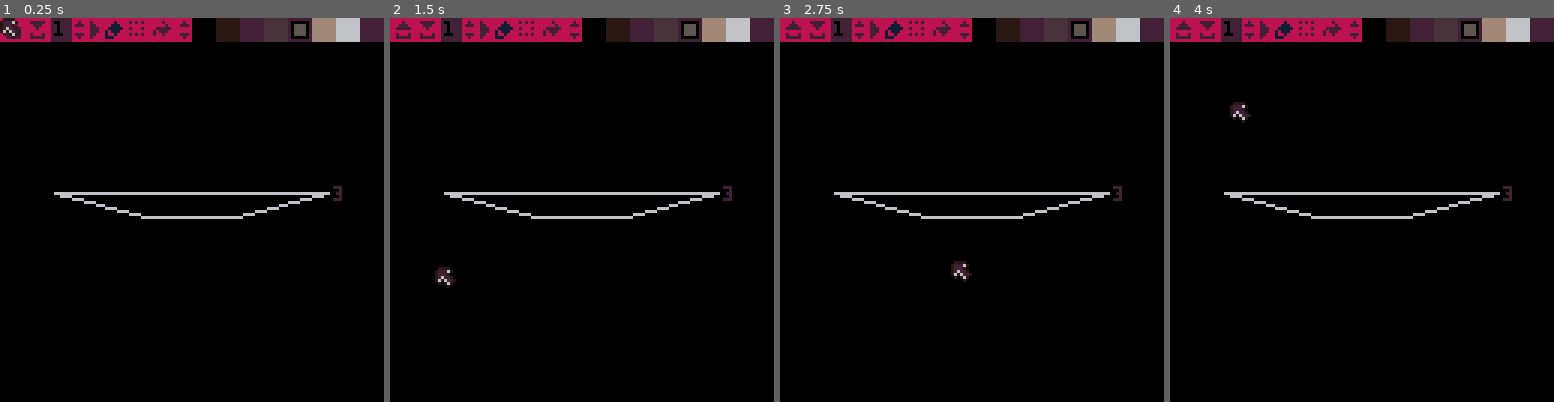
Above: before the commit, frames 1-4 (left to right).
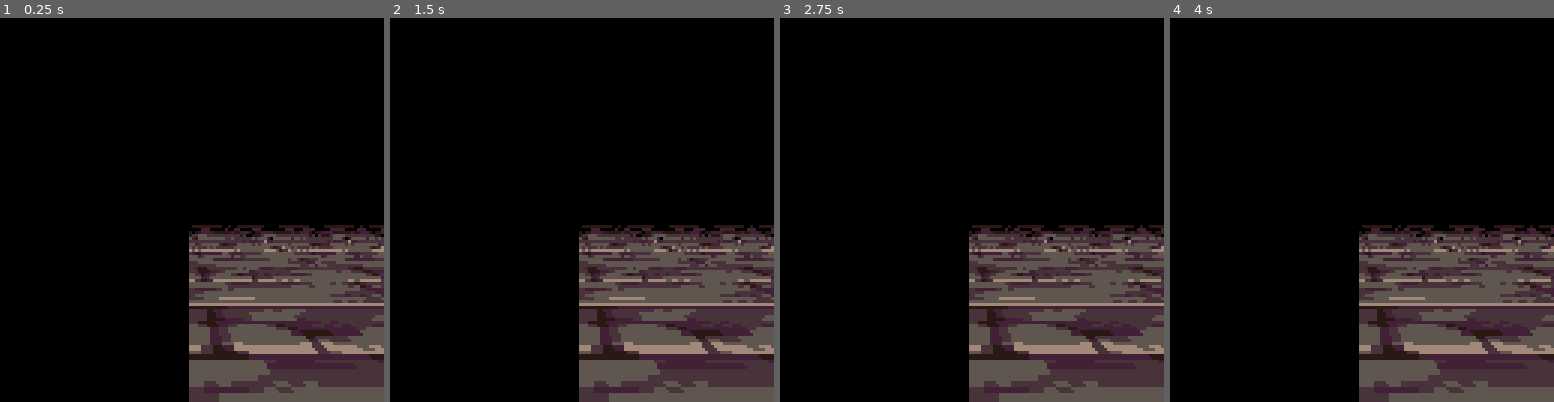
Above: after the commit, the same moments.

Repository: freds72/daggers
Game: PICO-8 cartridge carts/editor.p8
Same seed, same stepped clock (60 frames per second), same inputs: the game is played once before the commit and once after it.
Inputs (mouse positions are in pixels of both pictures, inside the frame that each line leads up to):
- Up to frame 1 (0.25 s): no input
- Up to frame 2 (1.5 s): click (670, 121) at 0.67 s; tap O (Z key) at 0.7 s; click (436, 267) at 1.22 s
- Up to frame 3 (2.75 s): hold Right 1.6-2.1 s; tap O (Z key) at 1.7, 2.1, 2.5 s; click (887, 114) at 1.77 s; hold Up 2.15-2.42 s; click (952, 259) at 2.32 s; hold Right from 2.47 s (still down)
- Up to frame 4 (4 s): click (1404, 106) at 2.87 s; tap O (Z key) at 2.9, 3.3, 3.7 s; release Right at 3.03 s; hold Left 3.08-3.58 s; click (1465, 256) at 3.42 s; hold Down 3.63-3.97 s; click (1231, 102) at 3.97 s

The runs differ from the first frame. In frame 1, 30% of the frame differs, in the area x 0-100%, y 0-100%; in frame 2, 30%; in frame 3, 30%; in frame 4, 30%.

Commit message:
test gradient in game changed floor

Diff:
--- a/carts/editor.p8
+++ b/carts/editor.p8
@@ -7,9 +7,9 @@
 #include ui.lua
 #include maths.lua
 #include poly.lua
-#include voxel_editor.lua
+--#include voxel_editor.lua
 #include game_editor.lua
-
+game_state()
 
 
 
--- a/carts/game_editor.lua
+++ b/carts/game_editor.lua
@@ -97,7 +97,7 @@
     {1024,0,0}
 }
 
-function draw_ground()
+function draw_ground(light)
     local m=_cam.m
     local m1,m5,m9,m13,m2,m6,m10,m14,m3,m7,m11,m15=m[1],m[5],m[9],m[13],m[2],m[6],m[10],m[14],m[3],m[7],m[11],m[15]
     local verts,outcode,nearclip={},0xffff,0
@@ -144,13 +144,11 @@
         end
         verts=res
       end
-      mode7(verts,#verts)
-    end
-
-
-end
-
-function mode7(p,np)
+      mode7(verts,#verts,light)
+    end
+end
+
+function mode7(p,np,light)
   poke4(0x5f38,0x0000.0404)
   local miny,maxy,mini=32000,-32000
   -- find extent
@@ -162,7 +160,7 @@
 
   --data for left & right edges:
   local lj,rj,ly,ry,lx,ldx,rx,rdx,lu,ldu,lv,ldv,ru,rdu,rv,rdv,lw,ldw,rw,rdw=mini,mini,miny-1,miny-1
-
+  local maxlight,pal0=light\0.066666
   --step through scanlines.
   if(maxy>127) maxy=127
   if(miny<0) miny=-1
@@ -174,11 +172,11 @@
       if (lj>np) lj=1
       local v1=p[lj]
       -- make sure w gets enough precision
-      local y0,y1,w1=v0.y,v1.y,v1.w<<4
+      local y0,y1,w1=v0.y,v1.y,v1.w
       local dy=y1-y0
       ly=y1&-1
       lx=v0.x
-      lw=v0.w<<4
+      lw=v0.w
       lu=v0.u*lw
       lv=v0.v*lw
       ldx=(v1.x-lx)/dy
@@ -197,11 +195,11 @@
       rj-=1
       if (rj<1) rj=np
       local v1=p[rj]
-      local y0,y1,w1=v0.y,v1.y,v1.w<<4
+      local y0,y1,w1=v0.y,v1.y,v1.w
       local dy=y1-y0
       ry=y1&-1
       rx=v0.x
-      rw=v0.w<<4
+      rw=v0.w
       ru=v0.u*rw
       rv=v0.v*rw
       rdx=(v1.x-rx)/dy
@@ -217,18 +215,21 @@
     end
 
     -- rectfill(rx,y,lx,y,8/rw)
-    do
-      local rx,lx,ru,rv,rw=rx,lx,ru,rv,rw
+    if rw>0.15 then
+      local rx,lx,ru,rv,lu,lv=rx,lx,ru,rv,lu,lv
       local ddx=lx-rx--((lx+0x1.ffff)&-1)-(rx&-1)
-      local ddu,ddv,ddw=(lu-ru)/ddx,(lv-rv)/ddx,(lw-rw)/ddx
-      if(rx<0) ru-=rx*ddu rv-=rx*ddv rw-=rx*ddw rx=0
-      local pix=1-rx&0x0.ffff
-      ru+=pix*ddu
-      rv+=pix*ddv
-      rw+=pix*ddw
-
-      local u,v=ru/rw,rv/rw
-      tline(rx,y,lx\1-1,y,u,v,ddu/rw,ddv/rw)
+      local ddu,ddv=(lu-ru)/ddx,(lv-rv)/ddx
+      if(rx<0) ru-=rx*ddu rv-=rx*ddv rx=0
+      if(lx>127) lu+=(128-lx)*ddu lv+=(128-lx)*ddv lx=128
+      if rx<lx then
+        local r0=rw>0.46875 and maxlight or (light*rw)\0.03125
+        if(pal0!=r0) memcpy(0x5f00,0x4300|r0<<4,16) pal0=r0	-- color shift now to free up a variable
+
+        local ddx=lx-rx--((lx+0x1.ffff)&-1)-(rx&-1)
+        local ddu,ddv=(lu-ru)/ddx,(lv-rv)/ddx
+        local pix=1-rx&0x0.ffff
+        tline(rx,y,lx\1-1,y,(ru+pix*ddu)/rw,(rv+pix*ddv)/rw,ddu/rw,ddv/rw)
+      end
     end
 
     lx+=ldx
@@ -254,6 +255,15 @@
     -- enable lock
     poke(0x5f2d,0x7)
 
+    -- capture gradient
+    local mem=0x4300
+    for i=15,0,-1 do
+      for j=0,15 do
+        poke(mem,sget(i+32,j+16))
+        mem+=1
+      end
+    end
+
     menuitem(1, "back to editor",
         function()
             -- reset
@@ -273,9 +283,9 @@
     _draw=function()
         _draw=function()
             cls(0)
-            draw_ground()
-
-            pal({128, 130, 133, 5, 134, 6, 130, 136, 8, 138, 139, 3, 131, 1, 129,0},1)
-        end
-    end
-end
+            draw_ground(1)
+
+            pal({128, 130, 133, 5, 134, 6, 7, 136, 8, 138, 139, 3, 131, 1, 12,0},1)
+        end
+    end
+end
Not shown, changed: 32 lines of the sprite sheet (__gfx__) section of carts/editor.p8
Not shown, changed: tools/palette.png
